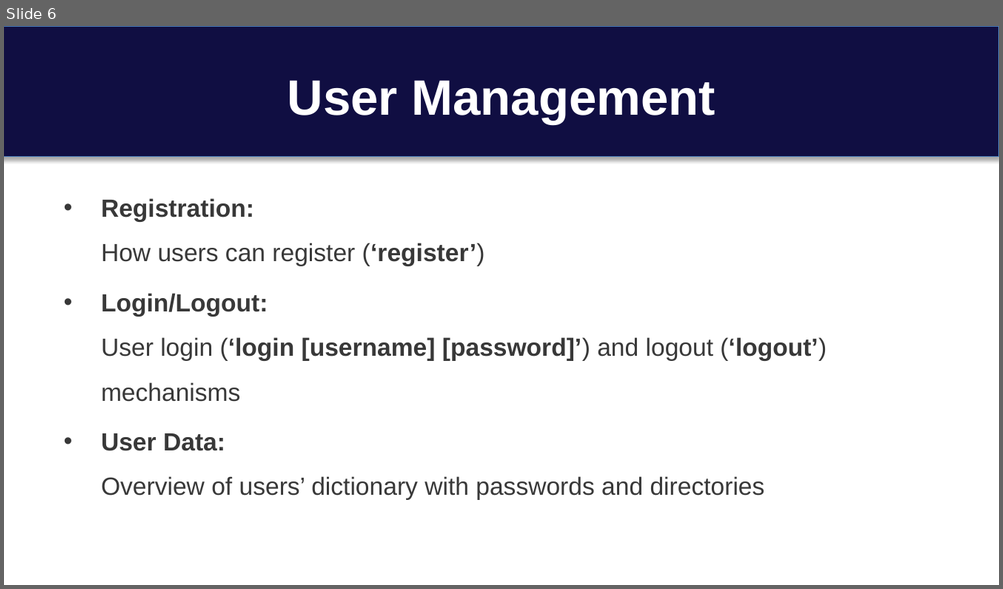
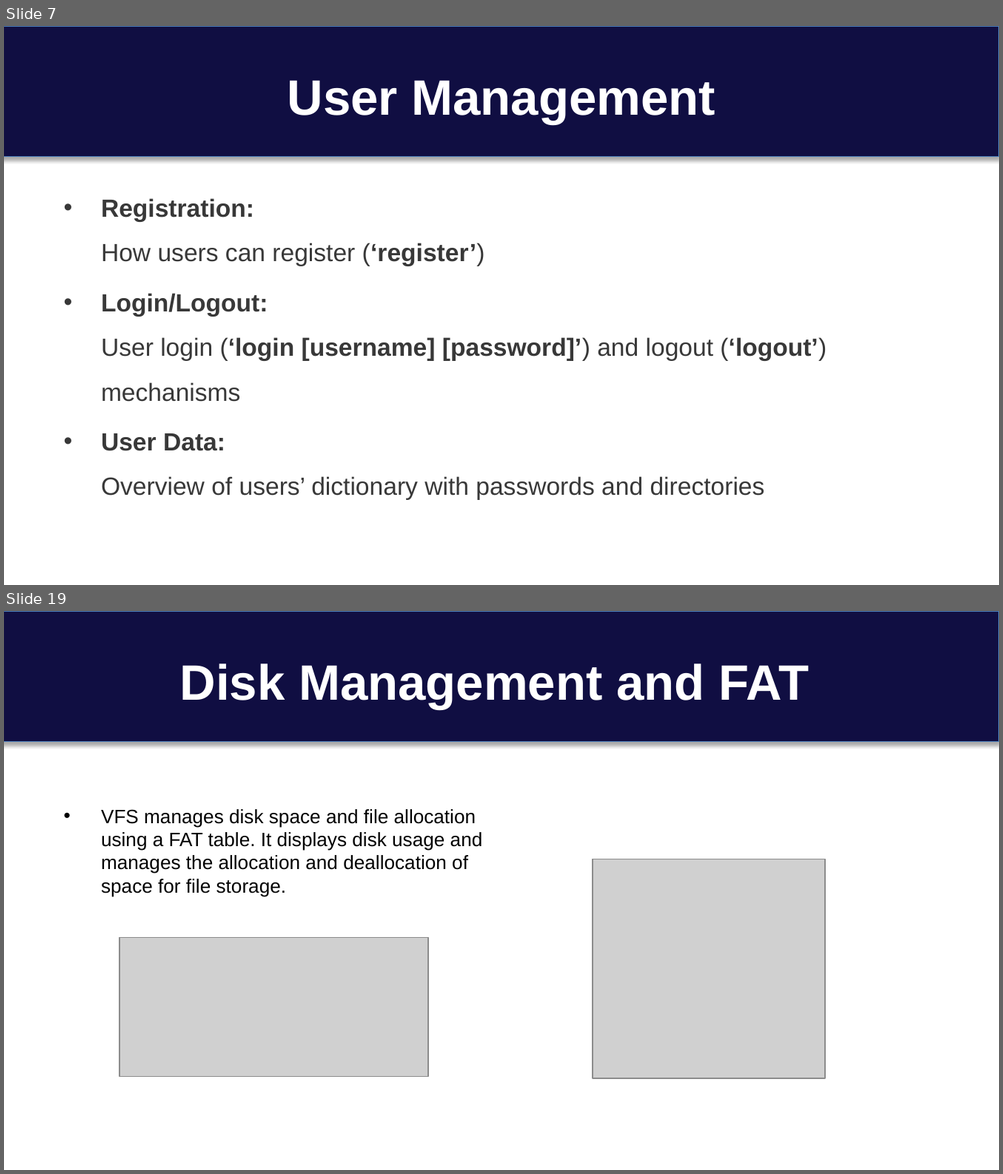
Before and after one commit to cseuconn/CSE-OS-2023-FALL, a slide deck: CSE-5305/Zongming_Juli/VFS presentation.pptx. Shown one above the other, each under a label of ours: slide 6 before the commit, slides 7 and 19 after it; the slides between them are not shown. The pictures are 1003x589 and 1003x1174 pixels, drawn with LibreOffice and Linux fonts; fonts in the diff are those of the drawing; grey boxes stand for pictures. Boxes give left, top, right and bottom in pixels: in the first picture for what was removed or moved away, otherwise in the second. Text is boxed around its words. In the diff, an @@ line names an element or a change of style, - is before the commit and + after.

```diff
--- a/CSE-5305/Zongming_Juli/VFS presentation.pptx
+++ b/CSE-5305/Zongming_Juli/VFS presentation.pptx
@@ slide 19 added at [4,611,999,1170], background #FFFFFF; not listed: 1 template element that a slide beside it also shows @@
@@ title added at [180,664,809,709], 36 pt, text #FFFFFF, bold @@
+Disk Management and FAT
@@ text added at [101,809,483,897], 14 pt, text #000000 @@
+• VFS manages disk space and file allocation using a FAT table. It displays disk usage and manages the allocation and deallocation of space for file storage.
@@ picture added at [592,859,825,1079] @@
@@ picture added at [119,938,428,1077] @@
@@ what was slide 6 is now slide 7 @@
```
Also in this commit, not shown: 7 slides changed, 11 other slides added, 2 slides removed, 1 other file.
